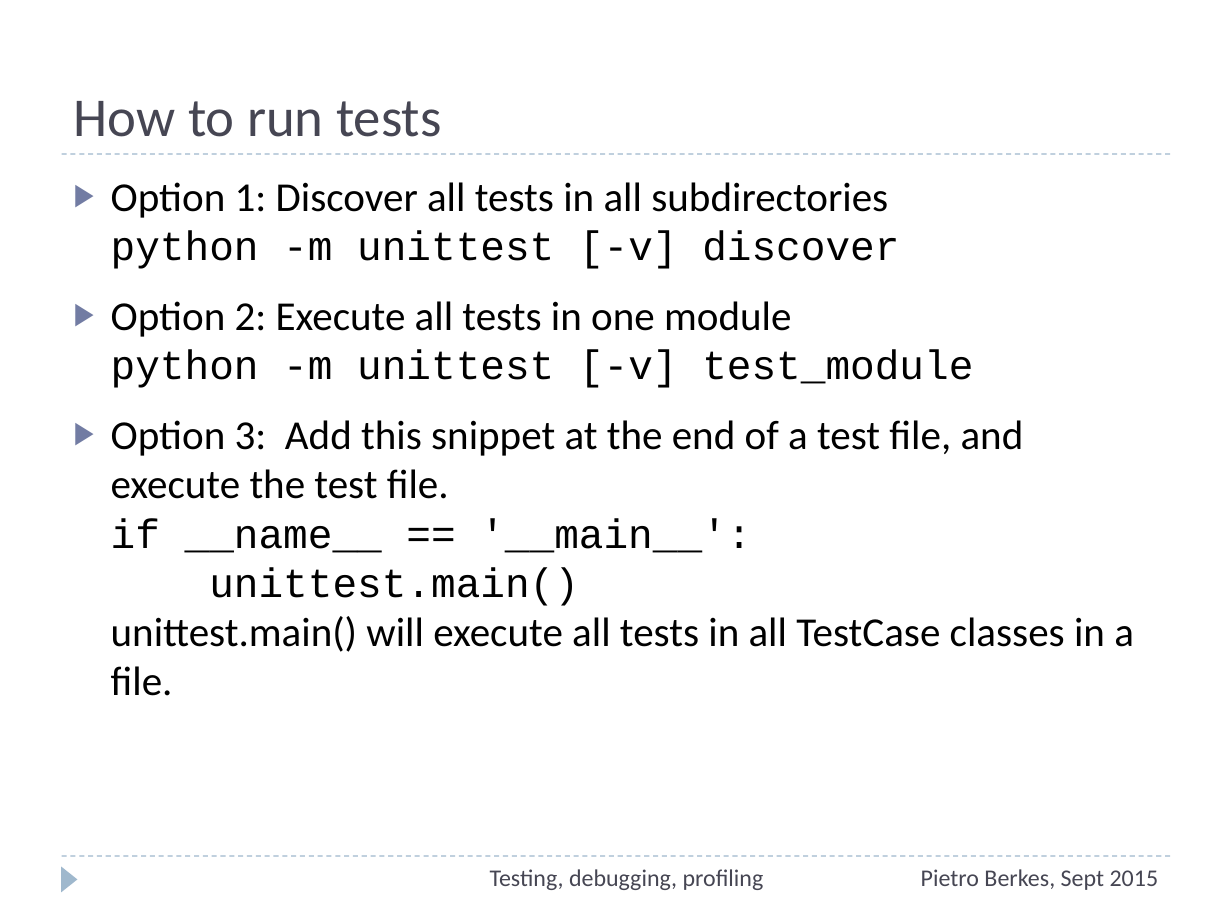
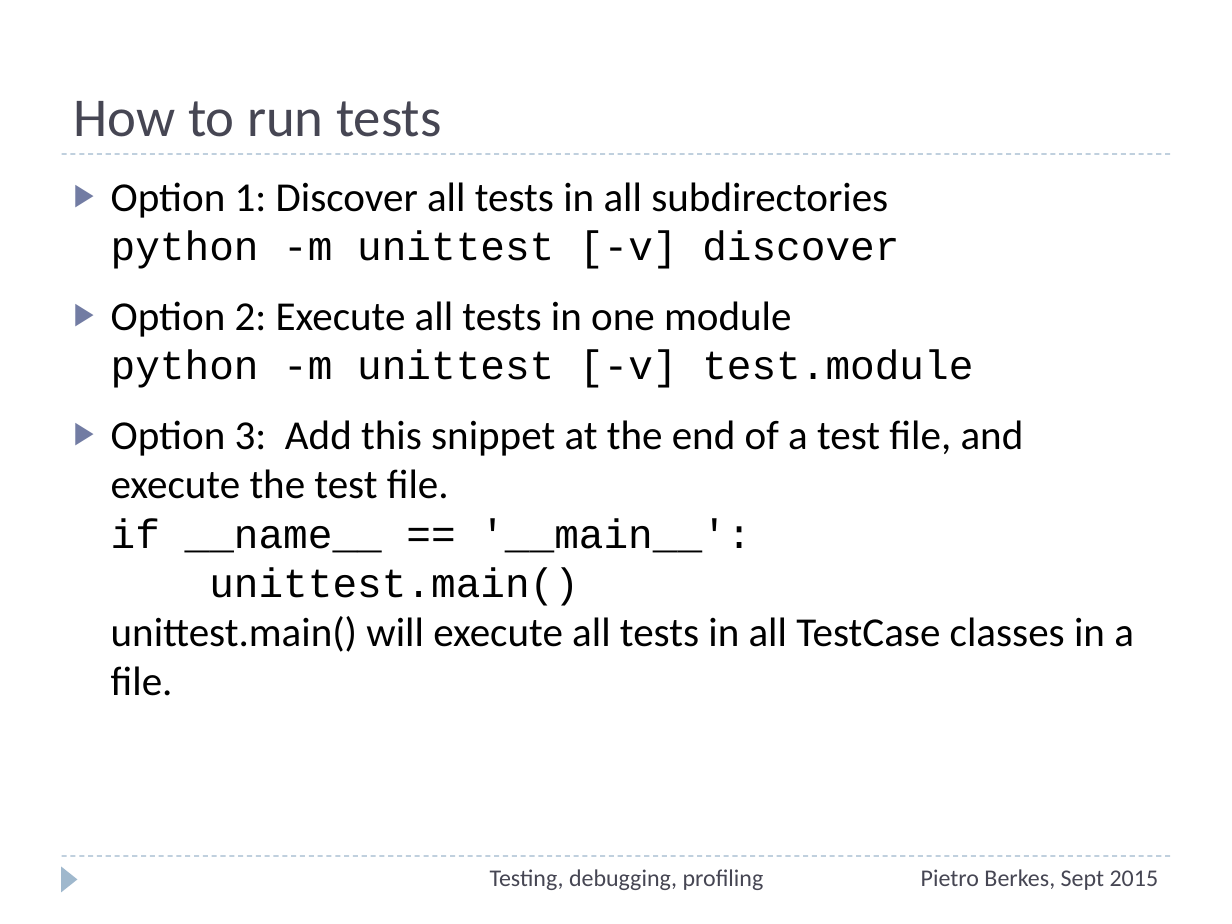
Before and after one commit to ASPP/testing_debugging_profiling, a slide deck: slide 20 of testing-debugging-profiling.pptx. Drawn at 1232x924 pixels with LibreOffice and Linux fonts; fonts in the diff are those of the drawing. Boxes give left, top, right and bottom in pixels: in the first picture for what was removed or moved away, otherwise in the second. Text is boxed around its words. In the diff, an @@ line names an element or a change of style, - is before the commit and + after.

Commit message:
Final revision? Lunch!

```diff
--- a/testing-debugging-profiling.pptx
+++ b/testing-debugging-profiling.pptx
@@ text at (111, 301, 973, 388): text changed @@
-▶ Option 2: Execute all tests in one module
-  python -m unittest [-v] test_module
+▶ Option 2: Execute all tests in one module
+  python -m unittest [-v] test.module
```
